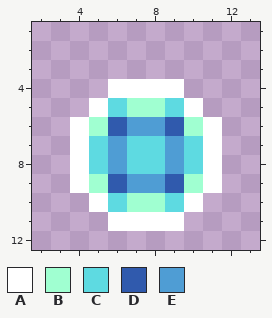
A pixel-art file gets an edit: resources/textures/projectiles/lethal.aseprite. Above, as it was before the edit.
16x16 pixels, 1 frame. Shown: x 2..13, y 1..12.
Palette (. is transparent): A #ffffff  B #a0ffd1  C #5edae1  D #305aad  E #4f9dd4
After the commit:
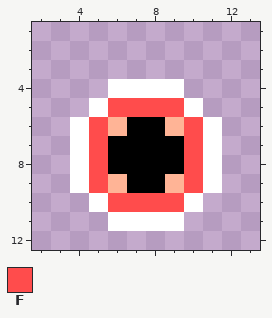
Colours new in this view: F #ff4c4c
Change:
colour D: #305aad -> #ffb496
colour E: #4f9dd4 -> #000000
Changed rows in their new state; - is a pixel that keeps its letter.
first column x 5:
 5 -FFFF-
 6 F----F
 7 F-EE-F
 8 F-EE-F
 9 F----F
10 -FFFF-
